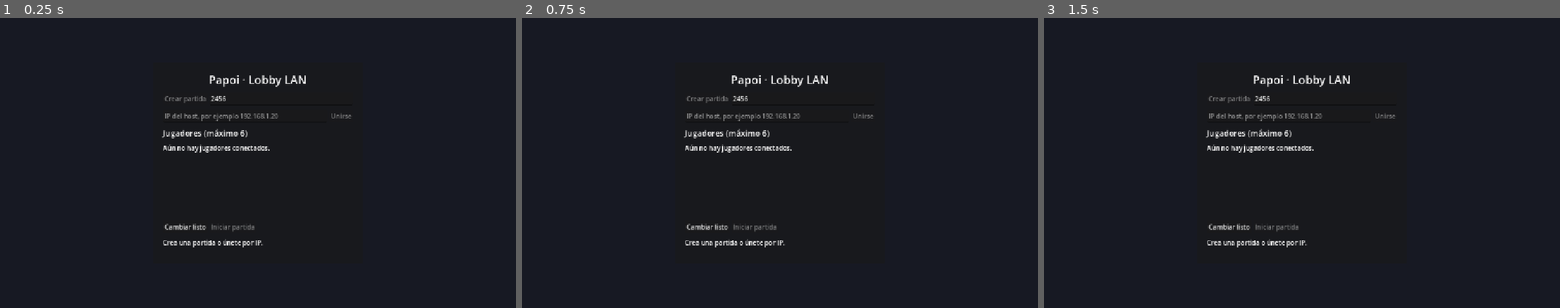
Above: before the commit, frames 1-3 (left to right).
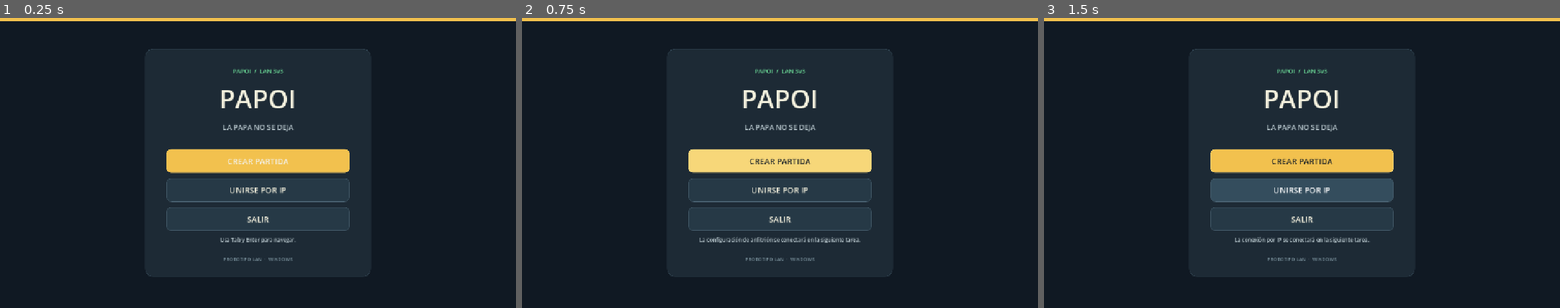
Above: after the commit, the same moments.

Repository: EstacioEA/TechnocumbIA
Game: Godot game, scene res://scenes/menu/main_menu.tscn
The game is run twice, just before and just after one commit, with the same random seed, the same clock (stepped at 60 frames per second) and the same inputs. Before the commit the project starts from res://scenes/lobby/lobby.tscn.
Inputs (mouse positions are in pixels of both pictures, inside the frame that each line leads up to):
- Up to frame 1 (0.25 s): no input
- Up to frame 2 (0.75 s): click (780, 160) at 0.5 s, where only the run after the commit has a clickable "CREAR PARTIDA"
- Up to frame 3 (1.5 s): click (1302, 189) at 1.25 s, where only the run after the commit has a clickable "UNIRSE POR IP"

The runs differ from the first frame. In frame 1, 15% of the frame differs, in the area x 0-100%, y 0-90%; in frame 2, 15%; in frame 3, 15%.

Commit message:
feat(ui): add Papoi main menu shell

Diff:
--- a/project.godot
+++ b/project.godot
@@ -11,7 +11,7 @@
 [application]
 
 config/name="Papoi"
-run/main_scene="res://scenes/lobby/lobby.tscn"
+run/main_scene="res://scenes/menu/main_menu.tscn"
 config/features=PackedStringArray("4.7")
 
 [display]
--- /dev/null
+++ b/scenes/menu/main_menu.tscn
@@ -0,0 +1,117 @@
+[gd_scene load_steps=2 format=3]
+
+[ext_resource type="Script" path="res://scripts/ui/menu/main_menu.gd" id="1_main_menu"]
+
+[node name="MainMenu" type="Control"]
+layout_mode = 3
+anchors_preset = 15
+anchor_right = 1.0
+anchor_bottom = 1.0
+grow_horizontal = 2
+grow_vertical = 2
+script = ExtResource("1_main_menu")
+
+[node name="Background" type="ColorRect" parent="."]
+layout_mode = 1
+anchors_preset = 15
+anchor_right = 1.0
+anchor_bottom = 1.0
+grow_horizontal = 2
+grow_vertical = 2
+mouse_filter = 2
+color = Color(0.0627451, 0.0980392, 0.137255, 1)
+
+[node name="TopGlow" type="ColorRect" parent="."]
+layout_mode = 1
+anchor_right = 1.0
+anchor_bottom = 0.012
+grow_horizontal = 2
+mouse_filter = 2
+color = Color(0.94902, 0.756863, 0.305882, 1)
+
+[node name="CenterContainer" type="CenterContainer" parent="."]
+layout_mode = 1
+anchors_preset = 15
+anchor_right = 1.0
+anchor_bottom = 1.0
+grow_horizontal = 2
+grow_vertical = 2
+
+[node name="MenuPanel" type="PanelContainer" parent="CenterContainer"]
+unique_name_in_owner = true
+custom_minimum_size = Vector2(560, 560)
+layout_mode = 2
+
+[node name="MarginContainer" type="MarginContainer" parent="CenterContainer/MenuPanel"]
+layout_mode = 2
+theme_override_constants/margin_left = 52
+theme_override_constants/margin_top = 42
+theme_override_constants/margin_right = 52
+theme_override_constants/margin_bottom = 34
+
+[node name="MenuColumn" type="VBoxContainer" parent="CenterContainer/MenuPanel/MarginContainer"]
+layout_mode = 2
+theme_override_constants/separation = 14
+
+[node name="LanBadge" type="Label" parent="CenterContainer/MenuPanel/MarginContainer/MenuColumn"]
+layout_mode = 2
+theme_override_font_sizes/font_size = 15
+theme_override_colors/font_color = Color(0.407843, 0.827451, 0.576471, 1)
+text = "PAPOI  /  LAN 3v3"
+horizontal_alignment = 1
+
+[node name="Title" type="Label" parent="CenterContainer/MenuPanel/MarginContainer/MenuColumn"]
+layout_mode = 2
+theme_override_colors/font_color = Color(0.956863, 0.945098, 0.870588, 1)
+theme_override_font_sizes/font_size = 64
+text = "PAPOI"
+horizontal_alignment = 1
+
+[node name="Subtitle" type="Label" parent="CenterContainer/MenuPanel/MarginContainer/MenuColumn"]
+layout_mode = 2
+theme_override_colors/font_color = Color(0.713726, 0.772549, 0.796078, 1)
+theme_override_font_sizes/font_size = 18
+text = "LA PAPA NO SE DEJA"
+horizontal_alignment = 1
+
+[node name="SpacerTop" type="Control" parent="CenterContainer/MenuPanel/MarginContainer/MenuColumn"]
+custom_minimum_size = Vector2(0, 14)
+layout_mode = 2
+
+[node name="HostButton" type="Button" parent="CenterContainer/MenuPanel/MarginContainer/MenuColumn"]
+unique_name_in_owner = true
+custom_minimum_size = Vector2(0, 58)
+layout_mode = 2
+text = "CREAR PARTIDA"
+focus_mode = 2
+
+[node name="JoinButton" type="Button" parent="CenterContainer/MenuPanel/MarginContainer/MenuColumn"]
+unique_name_in_owner = true
+custom_minimum_size = Vector2(0, 58)
+layout_mode = 2
+text = "UNIRSE POR IP"
+focus_mode = 2
+
+[node name="ExitButton" type="Button" parent="CenterContainer/MenuPanel/MarginContainer/MenuColumn"]
+unique_name_in_owner = true
+custom_minimum_size = Vector2(0, 58)
+layout_mode = 2
+text = "SALIR"
+focus_mode = 2
+
+[node name="StatusLabel" type="Label" parent="CenterContainer/MenuPanel/MarginContainer/MenuColumn"]
+unique_name_in_owner = true
+custom_minimum_size = Vector2(0, 34)
+layout_mode = 2
+theme_override_colors/font_color = Color(0.713726, 0.772549, 0.796078, 1)
+theme_override_font_sizes/font_size = 13
+text = "Usa Tab y Enter para navegar."
+horizontal_alignment = 1
+autowrap_mode = 3
+
+[node name="VersionLabel" type="Label" parent="CenterContainer/MenuPanel/MarginContainer/MenuColumn"]
+layout_mode = 2
+theme_override_colors/font_color = Color(0.478431, 0.568627, 0.611765, 1)
+theme_override_font_sizes/font_size = 12
+text = "PROTOTIPO LAN  ·  WINDOWS"
+horizontal_alignment = 1
--- /dev/null
+++ b/scripts/ui/menu/main_menu.gd
@@ -0,0 +1,76 @@
+extends Control
+
+signal host_requested
+signal join_requested
+
+@onready var menu_panel: PanelContainer = %MenuPanel
+@onready var host_button: Button = %HostButton
+@onready var join_button: Button = %JoinButton
+@onready var exit_button: Button = %ExitButton
+@onready var status_label: Label = %StatusLabel
+
+
+func _ready() -> void:
+	_apply_panel_style()
+	_apply_button_style(host_button, true)
+	_apply_button_style(join_button, false)
+	_apply_button_style(exit_button, false)
+	host_button.pressed.connect(_on_host_pressed)
+	join_button.pressed.connect(_on_join_pressed)
+	exit_button.pressed.connect(_on_exit_pressed)
+	host_button.grab_focus.call_deferred()
+
+
+func _apply_panel_style() -> void:
+	var panel_style := StyleBoxFlat.new()
+	panel_style.bg_color = Color("#1d2a35")
+	panel_style.border_color = Color("#354957")
+	panel_style.set_border_width_all(1)
+	panel_style.set_corner_radius_all(18)
+	menu_panel.add_theme_stylebox_override("panel", panel_style)
+
+
+func _apply_button_style(button: Button, is_primary: bool) -> void:
+	var normal := StyleBoxFlat.new()
+	normal.bg_color = Color("#f2c14e") if is_primary else Color("#263946")
+	normal.border_color = Color("#f7d779") if is_primary else Color("#496171")
+	normal.set_border_width_all(1)
+	normal.set_corner_radius_all(10)
+	normal.content_margin_left = 20.0
+	normal.content_margin_right = 20.0
+	normal.content_margin_top = 14.0
+	normal.content_margin_bottom = 14.0
+
+	var hovered := normal.duplicate() as StyleBoxFlat
+	hovered.bg_color = Color("#f7d779") if is_primary else Color("#344d5d")
+	var pressed := normal.duplicate() as StyleBoxFlat
+	pressed.bg_color = Color("#dca936") if is_primary else Color("#1d2a35")
+	var focused := StyleBoxFlat.new()
+	focused.bg_color = Color("#f2c14e", 0.16)
+	focused.border_color = Color("#f2c14e")
+	focused.set_border_width_all(2)
+	focused.set_corner_radius_all(10)
+
+	button.add_theme_stylebox_override("normal", normal)
+	button.add_theme_stylebox_override("hover", hovered)
+	button.add_theme_stylebox_override("pressed", pressed)
+	button.add_theme_stylebox_override("focus", focused)
+	button.add_theme_color_override("font_color", Color("#101923") if is_primary else Color("#f4f1de"))
+	button.add_theme_color_override("font_hover_color", Color("#101923") if is_primary else Color("#ffffff"))
+	button.add_theme_color_override("font_pressed_color", Color("#101923") if is_primary else Color("#f4f1de"))
+	button.add_theme_font_size_override("font_size", 20)
+	button.focus_mode = Control.FOCUS_ALL
+
+
+func _on_host_pressed() -> void:
+	status_label.text = "La configuración de anfitrión se conectará en la siguiente tarea."
+	host_requested.emit()
+
+
+func _on_join_pressed() -> void:
+	status_label.text = "La conexión por IP se conectará en la siguiente tarea."
+	join_requested.emit()
+
+
+func _on_exit_pressed() -> void:
+	get_tree().quit()
Not shown, changed: AI_TRACE.md
Not shown, added: docs/handoffs/2026-10-10-0315-GJ01-main-menu-shell.md
Not shown, changed: docs/specs/Juan_Balanta/TASKS.md
Not shown, changed: docs/specs/Juan_Balanta/graphics-spec.md
